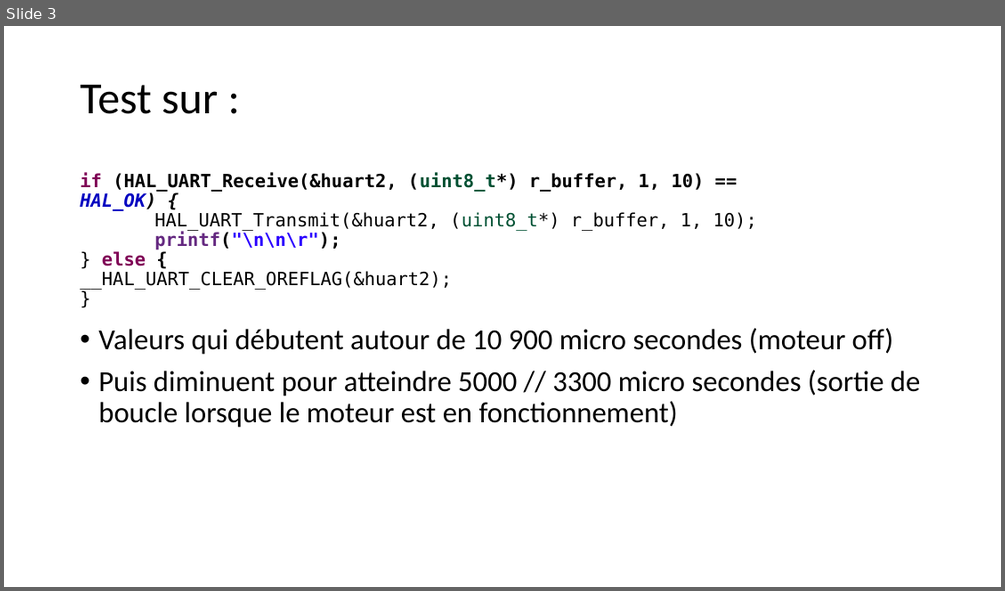
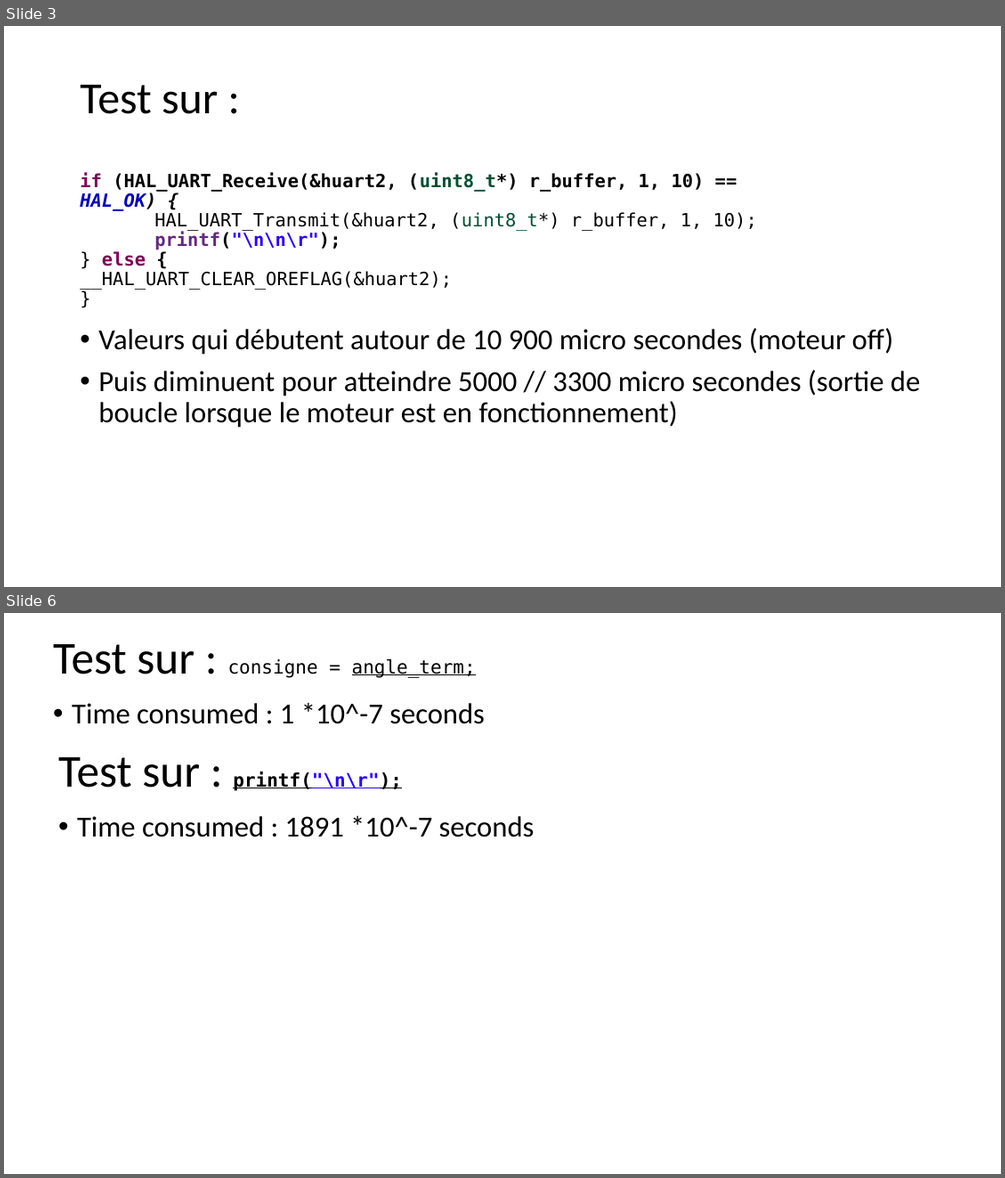
Before and after one commit to InnovationLab-EFREIParis/Stage_1DOF_DroneBench, a slide deck: 01_doc/Presentations/Courte présentation des résultats du compteur - 28_11_22.pptx. Shown one above the other, each under a label of ours: slide 3 before the commit, slides 3 and 6 after it; the slides between them are not shown. The pictures are 1005x591 and 1005x1178 pixels, drawn with LibreOffice and Linux fonts; fonts in the diff are those of the drawing. Boxes give left, top, right and bottom in pixels: in the first picture for what was removed or moved away, otherwise in the second. Text is boxed around its words. In the diff, an @@ line names an element or a change of style, - is before the commit and + after.

```diff
--- a/01_doc/Presentations/Courte présentation des résultats du compteur - 28_11_22.pptx
+++ b/01_doc/Presentations/Courte présentation des résultats du compteur - 28_11_22.pptx
@@ slide 6 added at [4,613,1001,1174], background #FFFFFF @@
@@ text added at [53,644,476,678], 18 pt, text #000000 @@
+Test sur : consigne = angle_term;
@@ text added at [72,703,485,724], 28 pt, text #000000 @@
+• Time consumed : 1 *10^-7 seconds
@@ text added at [58,757,402,791], 18 pt, text #000000, bold, underline @@
+Test sur : printf("\n\r");
@@ text added at [77,816,534,837], 28 pt, text #000000 @@
+• Time consumed : 1891 *10^-7 seconds
```
Also in this commit, not shown: 6 other slides added, 5 other files.
